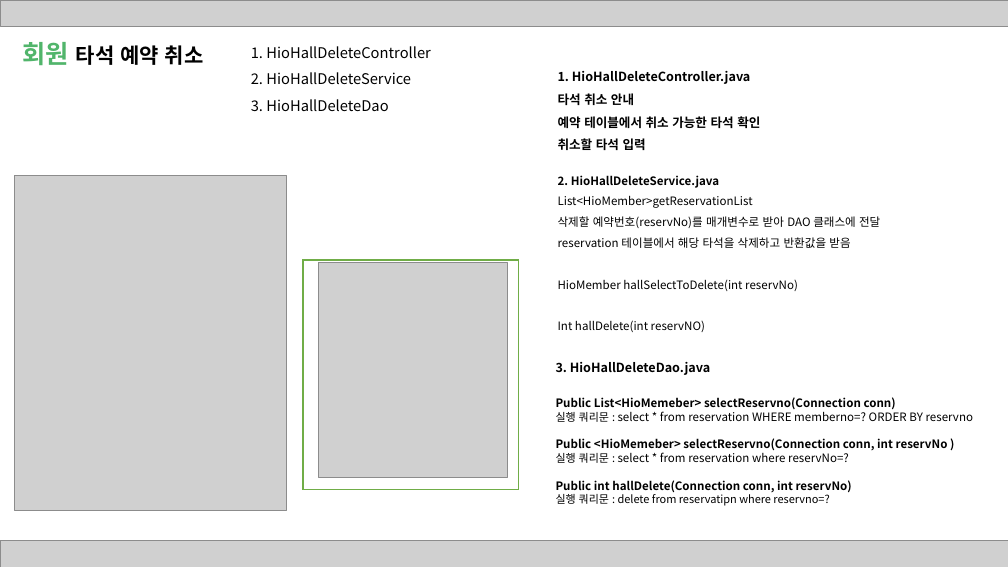
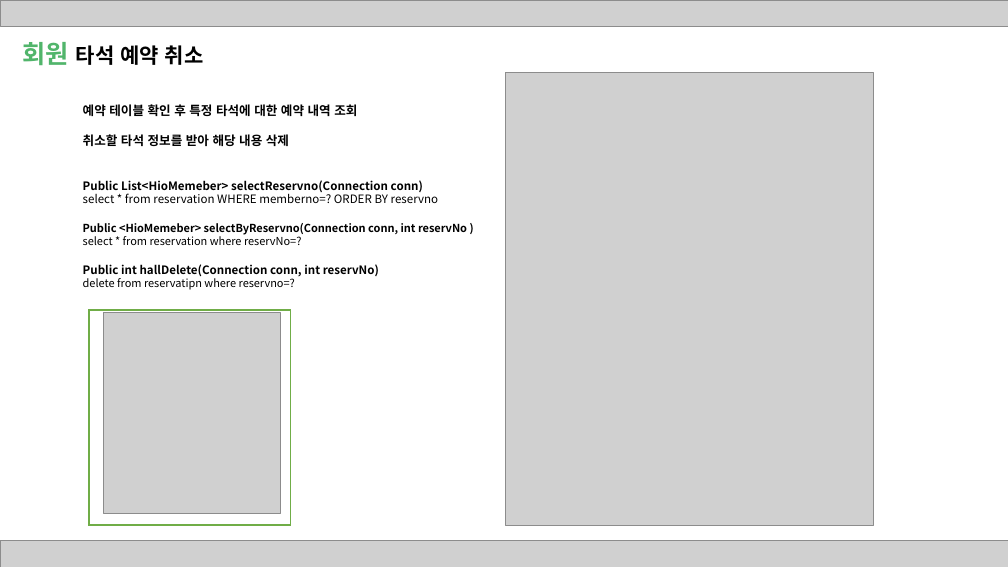
Before and after one commit to skjung1979/classproject, a slide deck: slide 14 of ppt/원팀 발표자료 20201027.pptx. Drawn at 1008x567 pixels with LibreOffice and Linux fonts; fonts in the diff are those of the drawing; grey boxes stand for pictures. Boxes give left, top, right and bottom in pixels: in the first picture for what was removed or moved away, otherwise in the second. Text is boxed around its words. In the diff, an @@ line names an element or a change of style, - is before the commit and + after.

```diff
--- a/ppt/원팀 발표자료 20201027.pptx
+++ b/ppt/원팀 발표자료 20201027.pptx
@@ text removed at bbox=[251, 46, 431, 111] @@
-1. HioHallDeleteController
-2. HioHallDeleteService
-3. HioHallDeleteDao
@@ picture: place and size @@
-picture at bbox=[15, 175, 287, 510]
+picture at bbox=[506, 73, 873, 526]
@@ text at bbox=[83, 104, 467, 290]: text changed; size 12 to 11 pt @@
-1. HioHallDeleteController.java
-타석 취소 안내
-예약 테이블에서 취소 가능한 타석 확인
-취소할 타석 입력
+예약 테이블 확인 후 특정 타석에 대한 예약 내역 조회
+취소할 타석 정보를 받아 해당 내용 삭제
+Public List<HioMemeber> selectReservno(Connection conn)
+select * from reservation WHERE memberno=? ORDER BY reservno
+Public <HioMemeber> selectByReservno(Connection conn, int reservNo )
+select * from reservation where reservNo=?
+Public int hallDelete(Connection conn, int reservNo)
+delete from reservatipn where reservno=?
@@ text removed at bbox=[558, 175, 880, 332] @@
-2. HioHallDeleteService.java
-List<HioMember>getReservationList
-삭제할 예약번호(reservNo)를 매개변수로 받아 DAO 클래스에 전달
-reservation 테이블에서 해당 타석을 삭제하고 반환값을 받음
-HioMember hallSelectToDelete(int reservNo)
-Int hallDelete(int reservNO)
@@ rectangle: place and size @@
-rectangle at bbox=[303, 260, 519, 490]
+rectangle at bbox=[89, 310, 290, 525]
@@ picture: place and size @@
-picture at bbox=[318, 263, 507, 478]
+picture at bbox=[104, 312, 280, 513]
@@ text removed at bbox=[556, 362, 974, 506] @@
-3. HioHallDeleteDao.java
-Public List<HioMemeber> selectReservno(Connection conn)
-실행 쿼리문 : select * from reservation WHERE memberno=? ORDER BY reservno
-Public <HioMemeber> selectReservno(Connection conn, int reservNo )
-실행 쿼리문 : select * from reservation where reservNo=?
-Public int hallDelete(Connection conn, int reservNo)
-실행 쿼리문 : delete from reservatipn where reservno=?
```
Also in this commit, not shown: 8 other slides changed.
